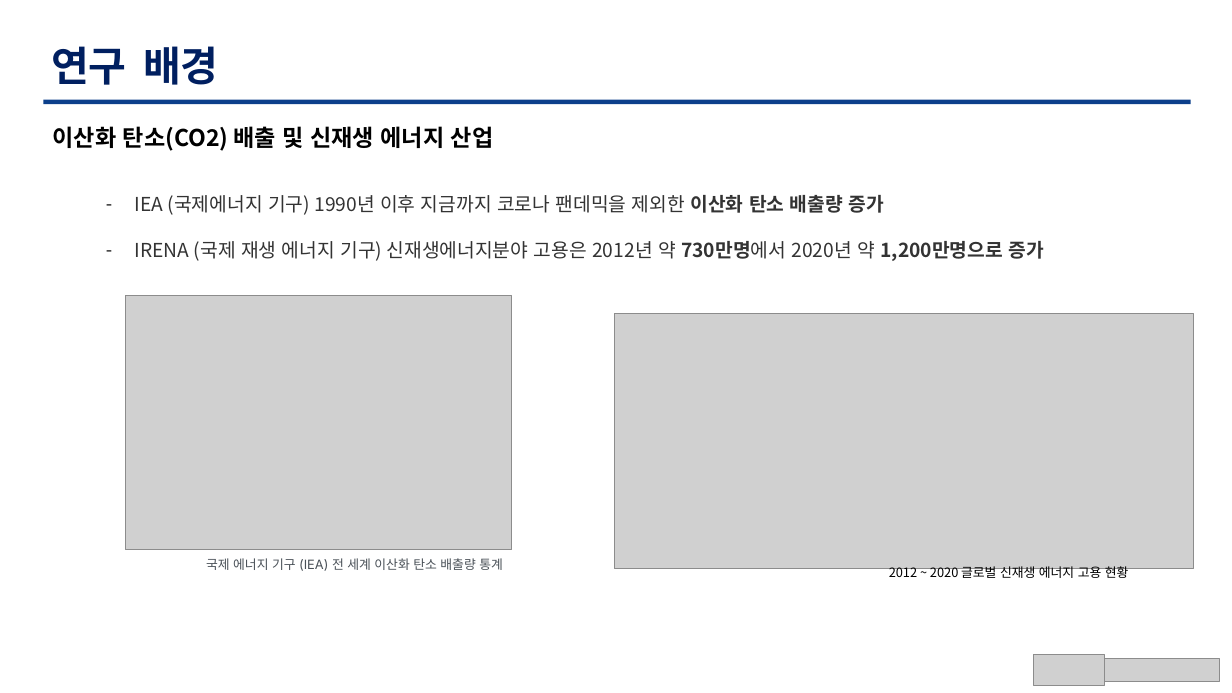
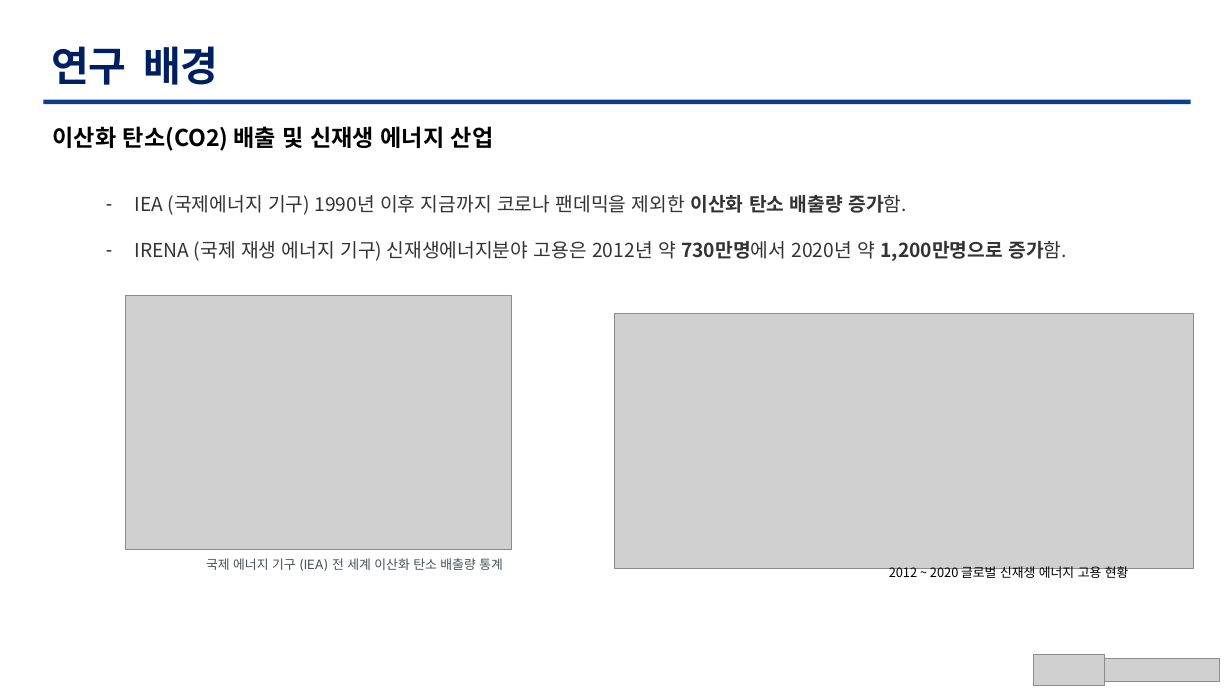
Before and after one commit to TaegyuHan/Solar_radiation_prediction_model, a slide deck: slide 4 of KICS_PT/[KICS] 동향 poster.pptx. Drawn at 1232x693 pixels with LibreOffice and Linux fonts; fonts in the diff are those of the drawing; grey boxes stand for pictures. Boxes give left, top, right and bottom in pixels: in the first picture for what was removed or moved away, otherwise in the second. Text is boxed around its words. In the diff, an @@ line names an element or a change of style, - is before the commit and + after.

```diff
--- a/KICS_PT/[KICS] 동향 poster.pptx
+++ b/KICS_PT/[KICS] 동향 poster.pptx
@@ text at bbox=[135, 195, 1067, 261]: text changed @@
-– IEA (국제에너지 기구) 1990년 이후 지금까지 코로나 팬데믹을 제외한 이산화 탄소 배출량 증가
-– IRENA (국제 재생 에너지 기구) 신재생에너지분야 고용은 2012년 약 730만명에서 2020년 약 1,200만명으로 증가
+– IEA (국제에너지 기구) 1990년 이후 지금까지 코로나 팬데믹을 제외한 이산화 탄소 배출량 증가함.
+– IRENA (국제 재생 에너지 기구) 신재생에너지분야 고용은 2012년 약 730만명에서 2020년 약 1,200만명으로 증가함.
```
Also in this commit, not shown: 11 other slides changed, 1 slide removed.
